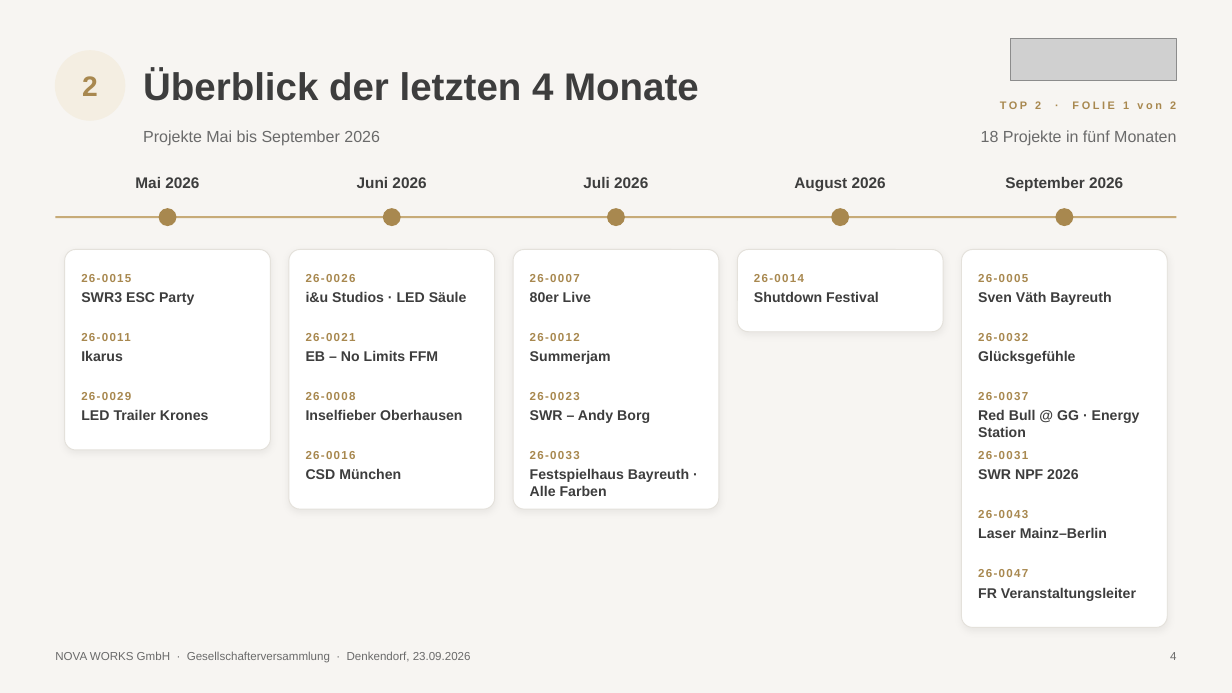
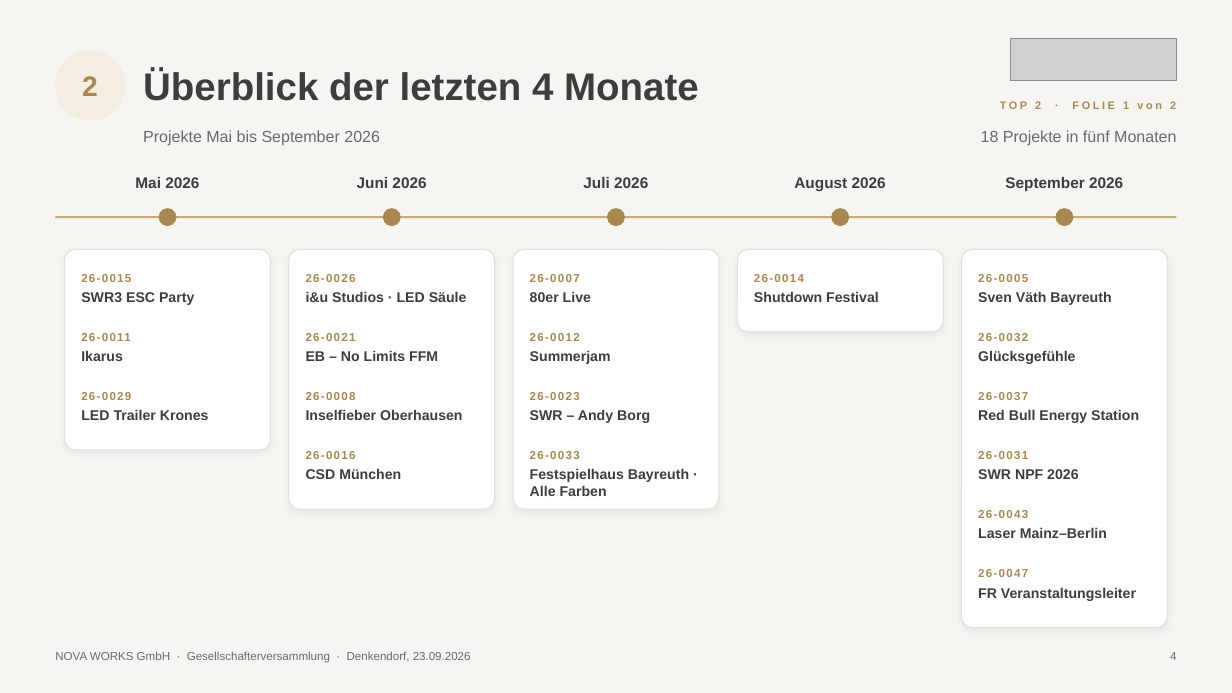
Before and after one commit to Kkoerber27/nova-works-app, a slide deck: slide 4 of praesentationen/Gesellschafterversammlung_2026-09-23.pptx. Drawn at 1232x693 pixels with LibreOffice and Linux fonts; fonts in the diff are those of the drawing; grey boxes stand for pictures. Boxes give left, top, right and bottom in pixels: in the first picture for what was removed or moved away, otherwise in the second. Text is boxed around its words. In the diff, an @@ line names an element or a change of style, - is before the commit and + after.

```diff
--- a/praesentationen/Gesellschafterversammlung_2026-09-23.pptx
+++ b/praesentationen/Gesellschafterversammlung_2026-09-23.pptx
@@ text at box(978, 409, 1139, 423): text changed @@
-Red Bull @ GG · Energy Station
+Red Bull Energy Station
```
Also in this commit, not shown: 1 other file.
